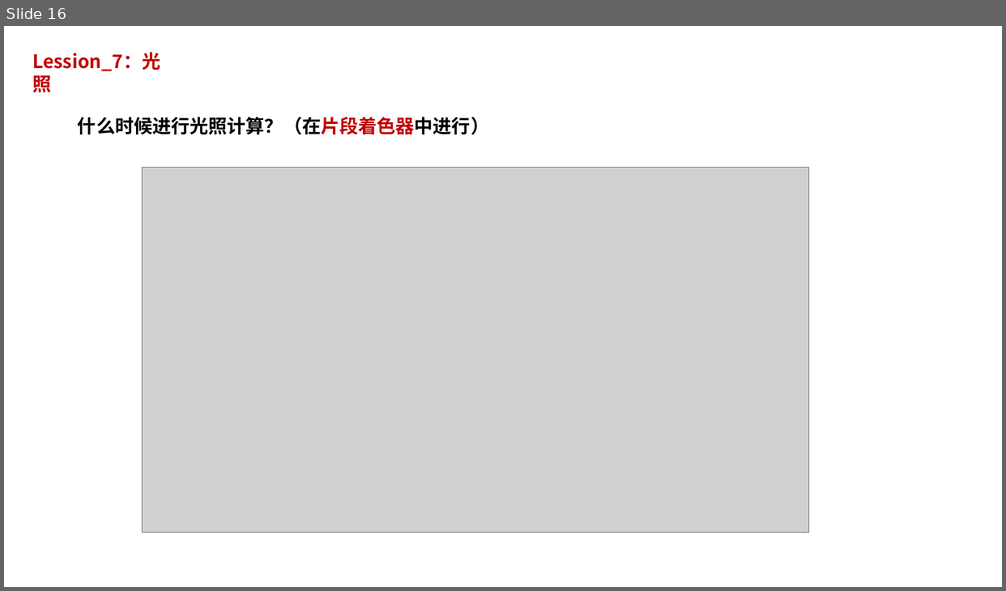
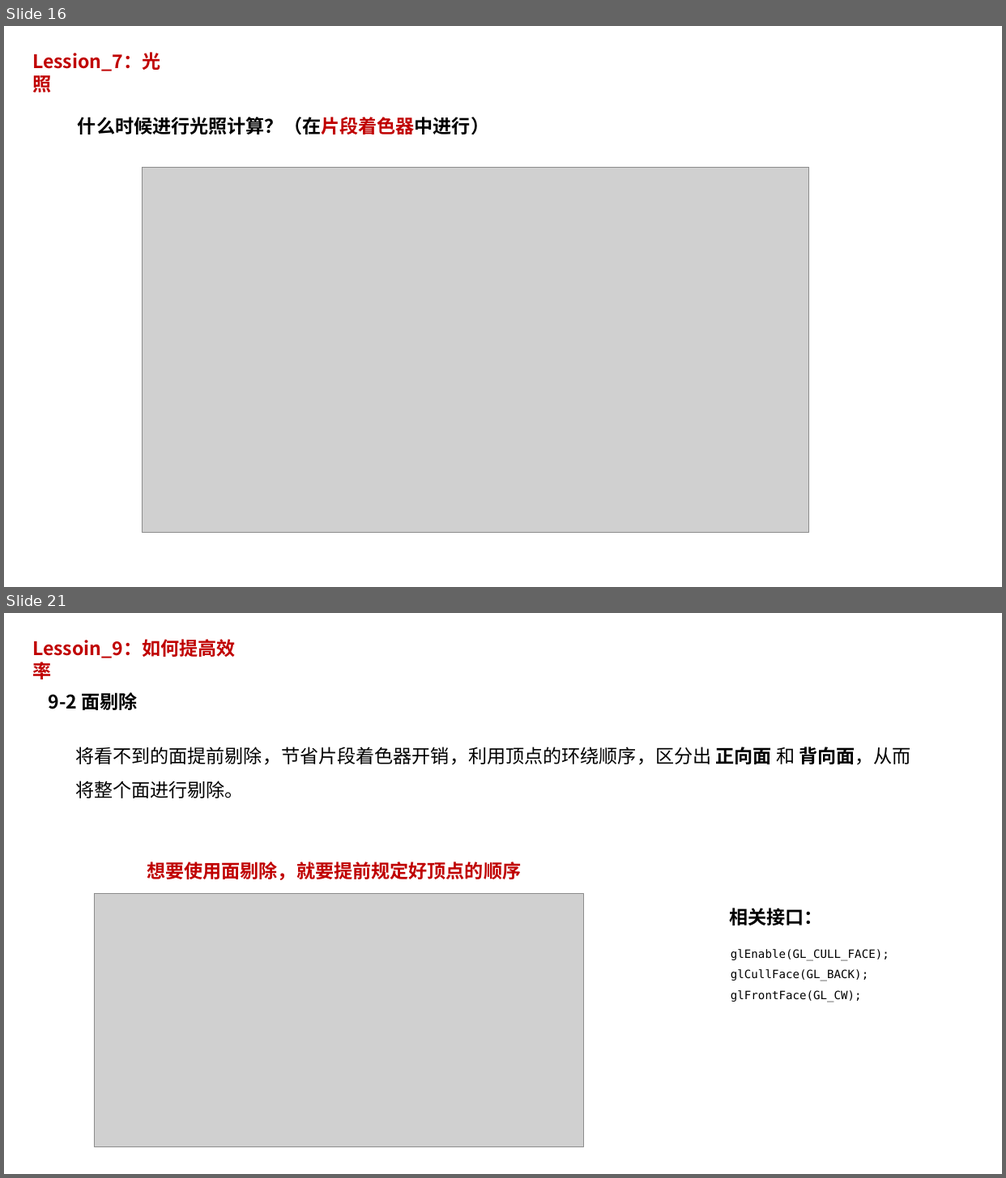
Before and after one commit to pczpcz/OpenglLearning, a slide deck: note/note.pptx. Shown one above the other, each under a label of ours: slide 16 before the commit, slides 16 and 21 after it; the slides between them are not shown. The pictures are 1006x591 and 1006x1178 pixels, drawn with LibreOffice and Linux fonts; fonts in the diff are those of the drawing; grey boxes stand for pictures. Boxes give left, top, right and bottom in pixels: in the first picture for what was removed or moved away, otherwise in the second. Text is boxed around its words. In the diff, an @@ line names an element or a change of style, - is before the commit and + after.

Commit message:
Lession9: 提升效率方法，并维护之前的笔记内容

```diff
--- a/note/note.pptx
+++ b/note/note.pptx
@@ slide 21 added at <box>4,613,1002,1174</box>, background #FFFFFF @@
@@ text added at <box>32,639,236,679</box>, 18 pt, text #C00000, bold @@
+Lessoin_9：如何提高效率
@@ text added at <box>49,690,138,713</box>, 18 pt, text #000000, bold @@
+9-2 面剔除
@@ text added at <box>75,747,911,798</box>, 18 pt, text #000000 @@
+将看不到的面提前剔除，节省片段着色器开销，利用顶点的环绕顺序，区分出 正向面 和 背向面，从而将整个面进行剔除。
@@ text added at <box>147,862,521,880</box>, 18 pt, text #C00000, bold @@
+想要使用面剔除，就要提前规定好顶点的顺序
@@ picture added at <box>95,894,583,1148</box> @@
@@ text added at <box>729,908,822,926</box>, 18 pt, text #000000, bold @@
+相关接口：
@@ text added at <box>731,949,889,1002</box>, 11 pt, text #000000 @@
+glEnable(GL_CULL_FACE); glCullFace(GL_BACK); glFrontFace(GL_CW);
```
Also in this commit, not shown: 4 slides changed, 6 other slides added.
